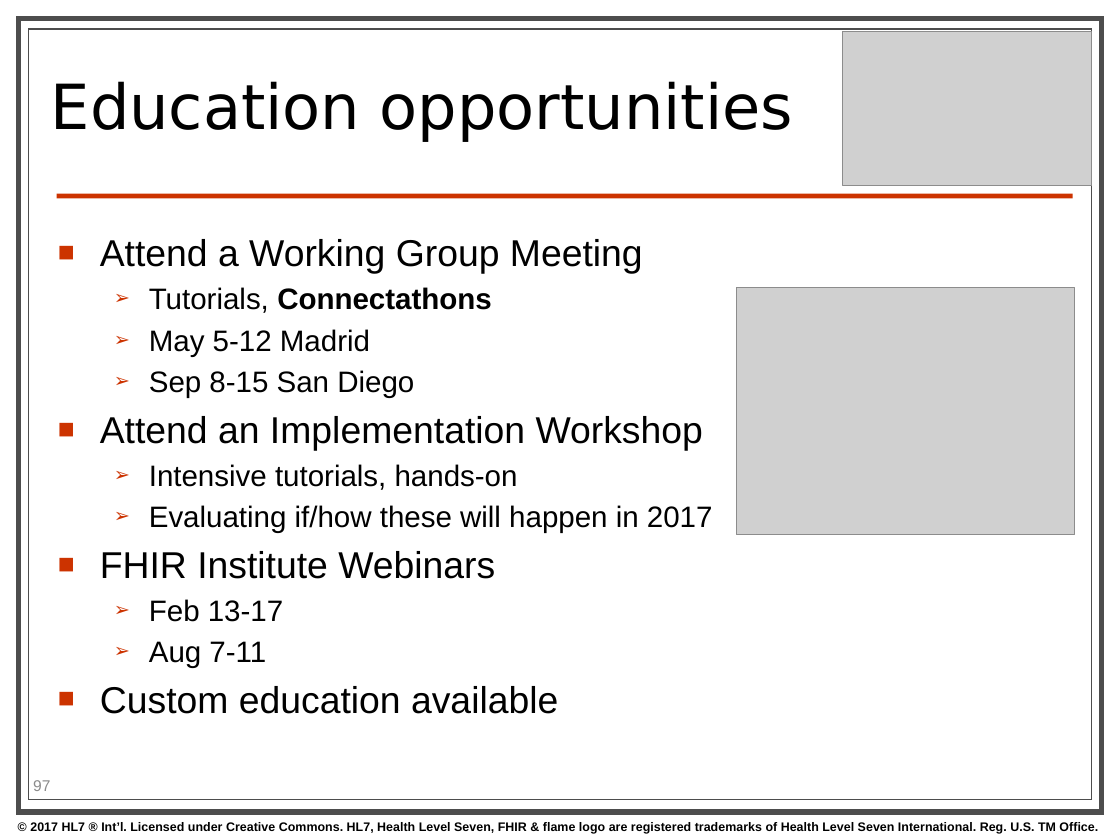
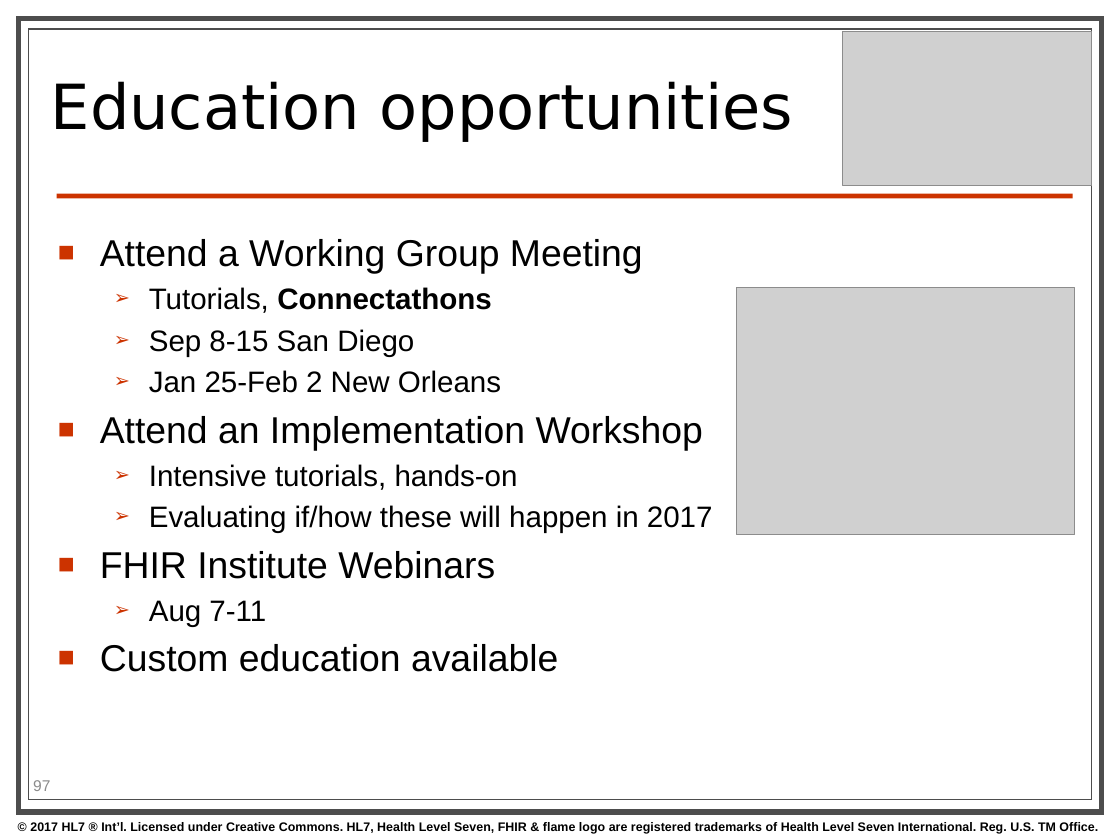
Before and after one commit to FHIR/documents, a slide deck: slide 97 of presentations/2099 Common/FHIR for Executives.pptx. Drawn at 1120x840 pixels with LibreOffice and Linux fonts; fonts in the diff are those of the drawing; grey boxes stand for pictures; background and template pictures are left out. Boxes give left, top, right and bottom in pixels: in the first picture for what was removed or moved away, otherwise in the second. Text is boxed around its words. In the diff, an @@ line names an element or a change of style, - is before the commit and + after.

```diff
--- a/presentations/2099 Common/FHIR for Executives.pptx
+++ b/presentations/2099 Common/FHIR for Executives.pptx
@@ text at (x1=149, y1=329, x2=370, y2=356): paragraph removed @@
-  ➢ May 5-12 Madrid
@@ text at (x1=149, y1=370, x2=501, y2=393): paragraph added @@
+  ➢ Jan 25-Feb 2 New Orleans
@@ text at (x1=149, y1=599, x2=283, y2=622): paragraph removed @@
-  ➢ Feb 13-17
```
Also in this commit, not shown: 12 other slides changed, 3 other files.
